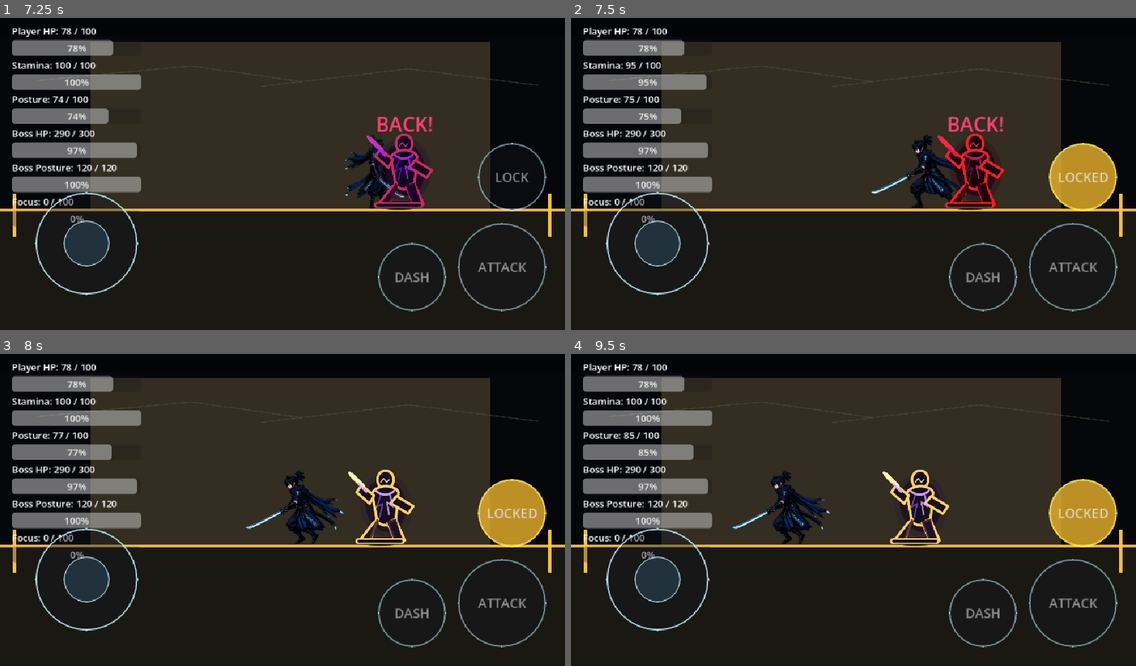
Above: before the commit, frames 1-4 (two rows, left to right).
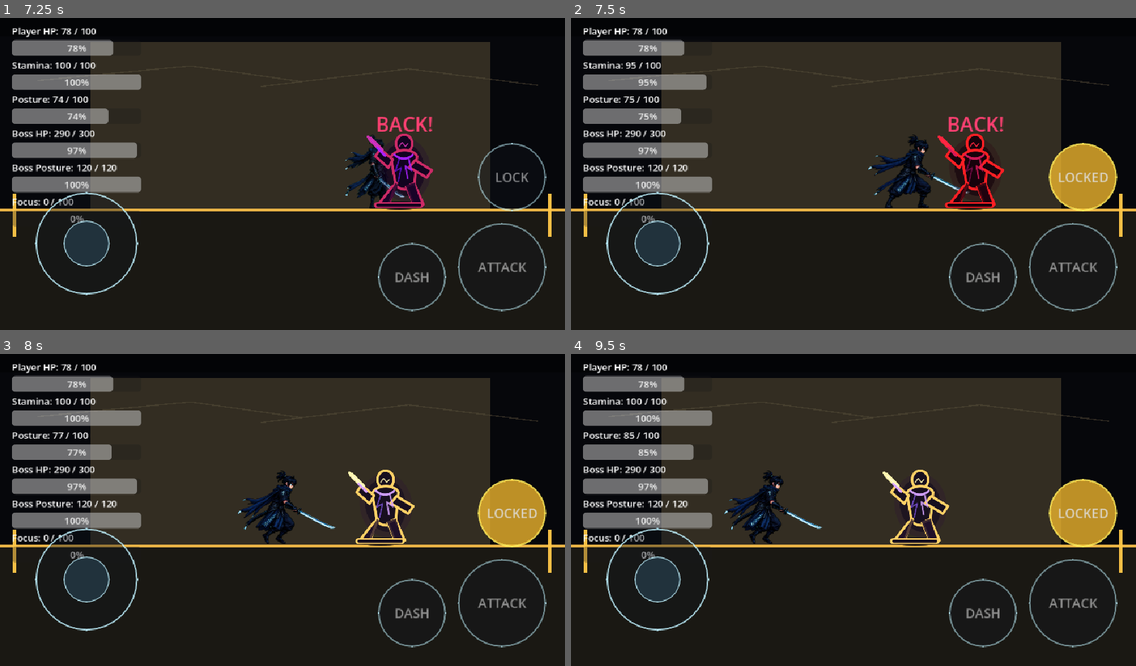
Above: after the commit, the same moments.

Repository: shanwinder/lastblade
Game: Godot game, scene res://scenes/main/BossBrokenMaster.tscn
Same seed, same stepped clock (60 frames per second), same inputs: the game is played once before the commit and once after it.
Inputs (mouse positions are in pixels of both pictures, inside the frame that each line leads up to):
- Up to frame 1 (7.25 s): click "START" at 0.5 s; click "SKIP" at 1.25 s; click "SKIP" at 2 s; click "ATTACK" at 2.75 s; click "DASH" at 3.5 s; click "LOCK" at 4.25 s; click "LOCKED" at 5 s; tap Enter at 5.75 s; move the mouse to (254, 233) at 5.77 s; hold Right (ui_right) 5.78-6.5 s; tap A (attack) at 5.85 s; click (254, 233) at 5.92 s; drag from (452, 217) to (372, 170) at 6.52 s
- Up to frame 2 (7.5 s): move the mouse to (684, 124) at 7.27 s; hold Left (ui_left) from 7.28 s (still down); tap L (lock_on) at 7.35 s
- Up to frame 3 (8 s): keep holding Left (ui_left)
- Up to frame 4 (9.5 s): release Left (ui_left) at 8 s; drag from (881, 506) to (684, 460) at 8.02 s; move the mouse to (768, 428) at 8.77 s; hold Left (ui_left) from 8.78 s (still down); hold Enter from 8.78 s (still down)

Frame 1 is identical in both runs. In frame 2, 1.5% of the frame differs, in the area x 52-71%, y 37-61%; in frame 3, 1.9%, in the area x 42-61%, y 37-61%; in frame 4, 1.9%.

Commit message:
Invert flip for backpedal animation

Diff:
--- a/last-blade-trial/player_animated_idle_visual_manager.gd
+++ b/last-blade-trial/player_animated_idle_visual_manager.gd
@@ -34,6 +34,9 @@
 # เปิด/ปิดการเลือก back animation เมื่อ lock-on แล้วถอยหลัง
 @export var back_animation_enabled: bool = true
 
+# ถ้า true จะกลับ flip เฉพาะท่า back เพราะ source sprite ของ back ถูกวาดคนละทิศกับ idle/run
+@export var invert_back_animation_flip: bool = true
+
 # ความเร็วแนวนอนขั้นต่ำที่จะถือว่า Player กำลังวิ่งหรือถอยหลัง
 @export var run_velocity_threshold: float = 8.0
 
@@ -117,11 +120,22 @@
 
 	# sync การหันซ้าย/ขวาจากระบบเก่า เพื่อให้ไม่แยก logic ซ้ำหลายที่
 	if sync_flip_from_legacy:
-		animated_sprite.flip_h = legacy_sprite.flip_h
+		apply_animation_flip(target_animation)
 
 	# sync สี feedback เช่น hurt, no stamina, focus ready, posture broken
 	if sync_modulate_from_legacy:
 		animated_sprite.modulate = legacy_sprite.modulate
+
+
+func apply_animation_flip(target_animation: StringName) -> void:
+	# ปกติให้ AnimatedSprite2D ใช้ flip เดียวกับ Sprite2D compatibility layer
+	var target_flip_h: bool = legacy_sprite.flip_h
+
+	# เฉพาะท่า back ให้สลับภาพ เพราะชุดภาพ back ถูกวาดกลับฝั่งจาก idle/run
+	if invert_back_animation_flip and target_animation == back_animation_name:
+		target_flip_h = not target_flip_h
+
+	animated_sprite.flip_h = target_flip_h
 
 
 func choose_player_animation() -> StringName:
